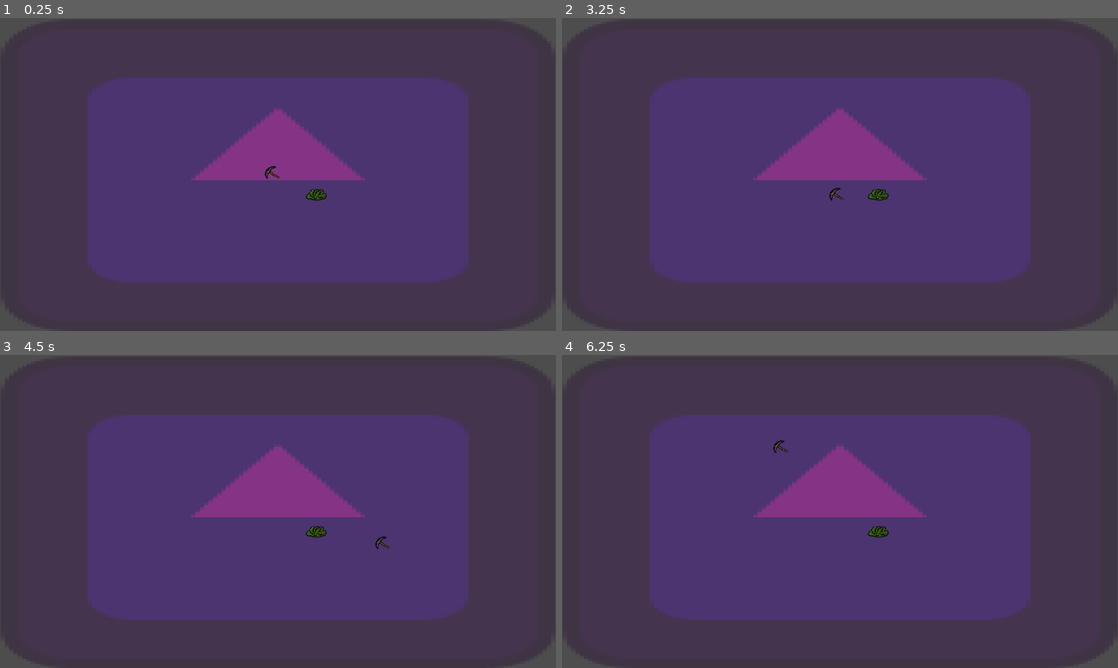
Above: before the commit, frames 1-4 (two rows, left to right).
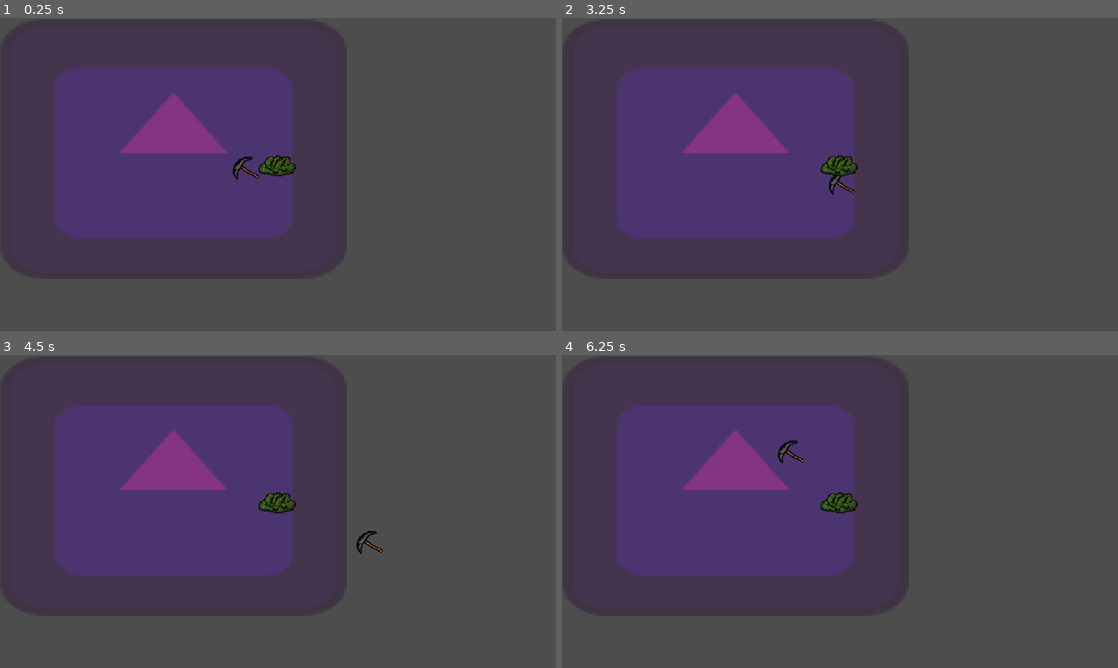
Above: after the commit, the same moments.

Repository: age-of-asparagus/click
Game: Godot game, scene res://Overworld.tscn
Two runs of this game, one before a commit and one after it. Both use one fixed random seed, a clock stepped at 60 frames per second and the inputs below. This scene is started directly instead of the project's main scene. The engine's default icon, where the game draws it, is replaced by a stand-in: a white triangle on a blue panel in a dark square.
Inputs (mouse positions are in pixels of both pictures, inside the frame that each line leads up to):
- Up to frame 1 (0.25 s): no input
- Up to frame 2 (3.25 s): move the mouse to (962, 158) at 0.52 s; move the mouse to (728, 190) at 1.27 s; move the mouse to (895, 105) at 2.02 s; move the mouse to (812, 237) at 2.77 s
- Up to frame 3 (4.5 s): move the mouse to (444, 558) at 3.52 s; move the mouse to (111, 464) at 4.27 s
- Up to frame 4 (6.25 s): move the mouse to (867, 511) at 5.02 s; move the mouse to (756, 433) at 5.77 s

The runs differ from the first frame. In frame 1, 66% of the frame differs, in the area x 0-100%, y 0-100%; in frame 2, 66%; in frame 3, 66%; in frame 4, 66%.

Commit message:
scale overworld and camera

Diff:
--- a/Character.gd
+++ b/Character.gd
@@ -12,7 +12,7 @@
 	pass # Replace with function body.
 
 
-func _physics_process(delta):
+func _physics_process(_delta):
 	var target_global_pos: Vector2 = get_global_mouse_position()
 
 	velocity = Steering.follow(
--- a/Overworld.tscn
+++ b/Overworld.tscn
@@ -15,12 +15,13 @@
 [node name="Icon" type="Sprite2D" parent="."]
 modulate = Color(1, 0, 1, 0.313726)
 texture_filter = 1
-position = Vector2(576, 326)
-scale = Vector2(8.98438, 5.04688)
+position = Vector2(399.5, 301.5)
+scale = Vector2(6.22656, 4.66406)
 texture = ExtResource("1_nvt84")
 
 [node name="Character" type="CharacterBody2D" parent="."]
 position = Vector2(452, 352)
+scale = Vector2(2, 2)
 script = ExtResource("2_x20wl")
 
 [node name="Sprite" type="Sprite2D" parent="Character"]
@@ -32,5 +33,8 @@
 metadata/_edit_group_ = true
 
 [node name="BerryBush" type="Sprite2D" parent="."]
-position = Vector2(659, 353)
+position = Vector2(639, 336)
+scale = Vector2(2, 2)
 texture = ExtResource("4_3c70p")
+region_enabled = true
+region_rect = Rect2(0, 21.8917, 47.5, 42.1607)
--- a/project.godot
+++ b/project.godot
@@ -17,13 +17,13 @@
 
 [autoload]
 
-
 Steering="*res://Autoloads/Steering.gd"
 Global="*res://global.gd"
 
-
 [display]
 
+window/size/viewport_width=1280
+window/size/viewport_height=720
 window/stretch/mode="viewport"
 
 [rendering]
